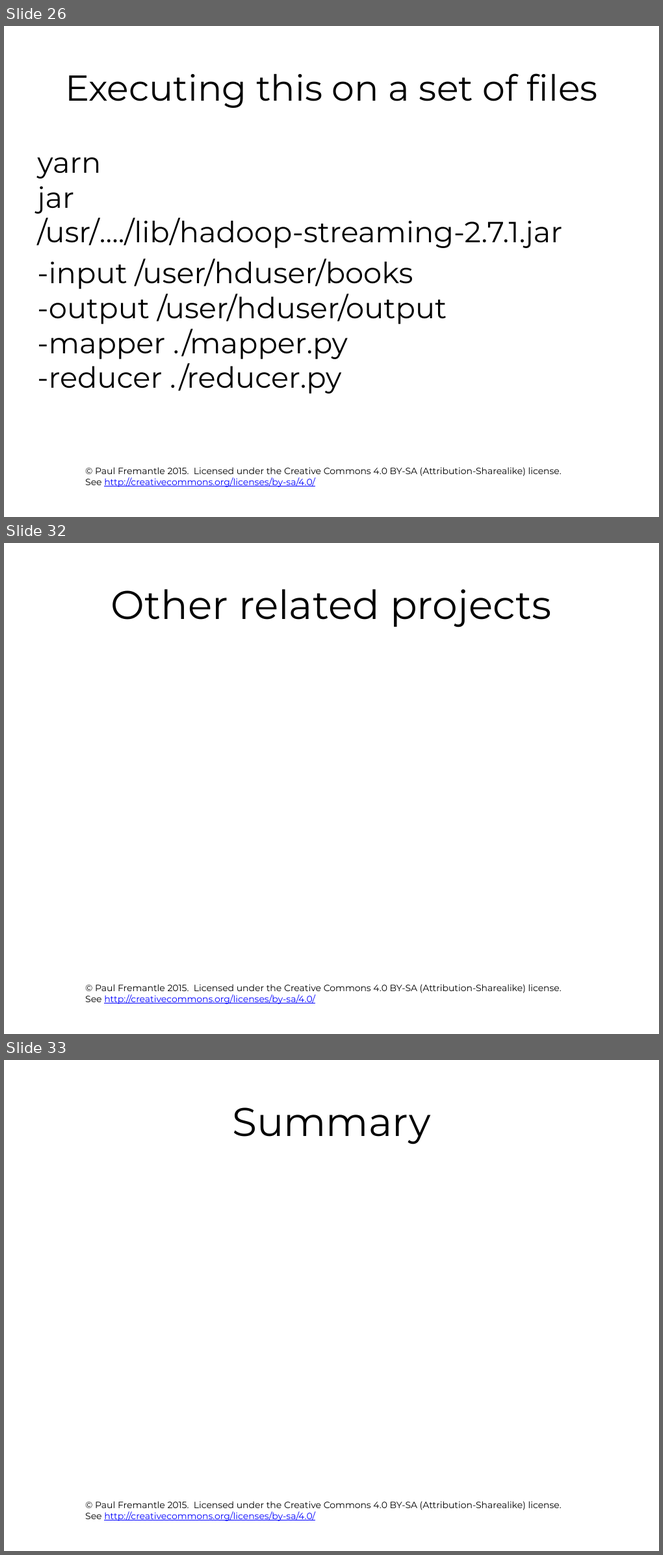
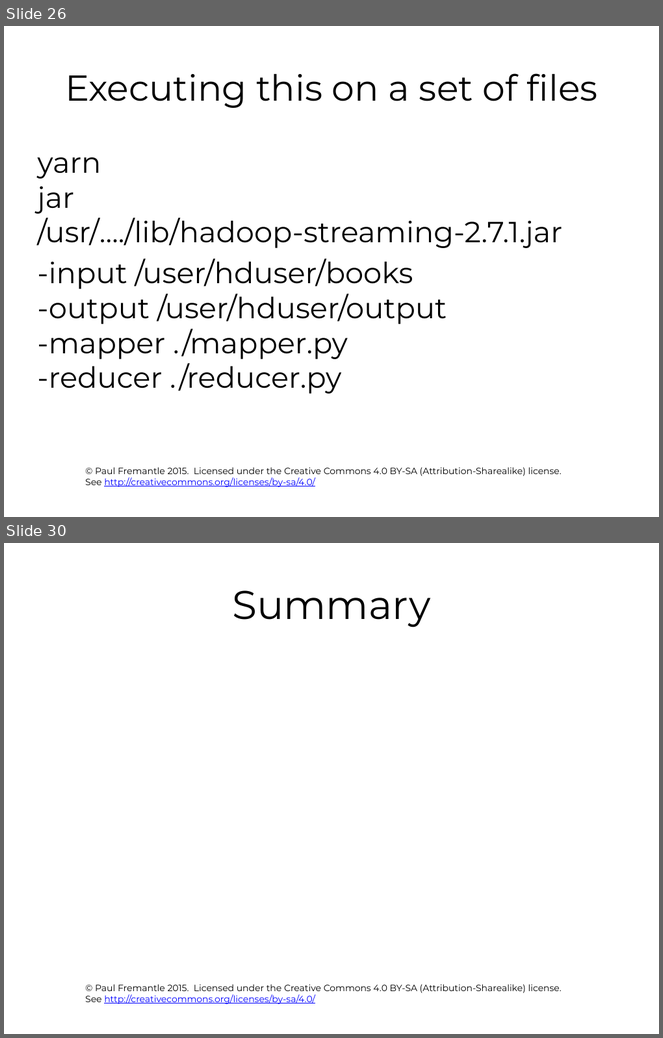
Before and after one commit to pzfreo/ox-clo, a slide deck: pres-source/05-hadoop.pptx. Shown one above the other, each under a label of ours: slides 26, 32 and 33 before the commit, slides 26 and 30 after it; the slides between them are not shown. The pictures are 663x1555 and 663x1038 pixels, drawn with LibreOffice and Linux fonts; fonts in the diff are those of the drawing; background and template pictures are left out. Boxes give left, top, right and bottom in pixels: in the first picture for what was removed or moved away, otherwise in the second. Text is boxed around its words. In the diff, an @@ line names an element or a change of style, - is before the commit and + after.

```diff
--- a/pres-source/05-hadoop.pptx
+++ b/pres-source/05-hadoop.pptx
@@ slide 32 removed at <box>4,543,659,1034</box>, background #FFFFFF; not listed: 1 template element that a slide beside it also shows @@
@@ title removed at <box>111,589,552,627</box> @@
-Other related projects
@@ what was slide 33 is now slide 30 @@
```
Also in this commit, not shown: 2 slides changed, 1 slide added, 3 other slides removed, 6 other files.
